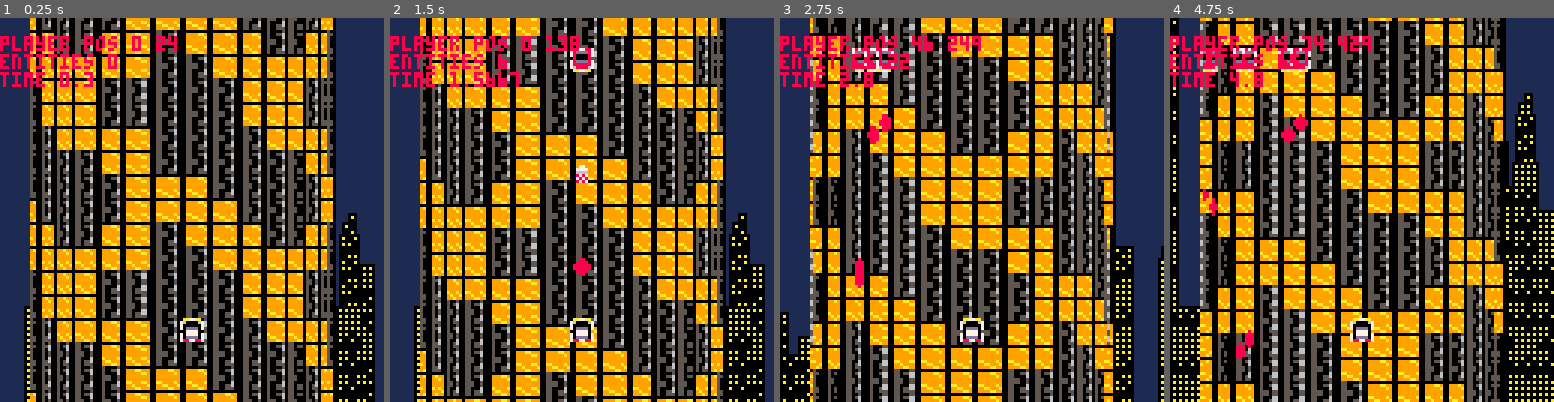
Above: before the commit, frames 1-4 (left to right).
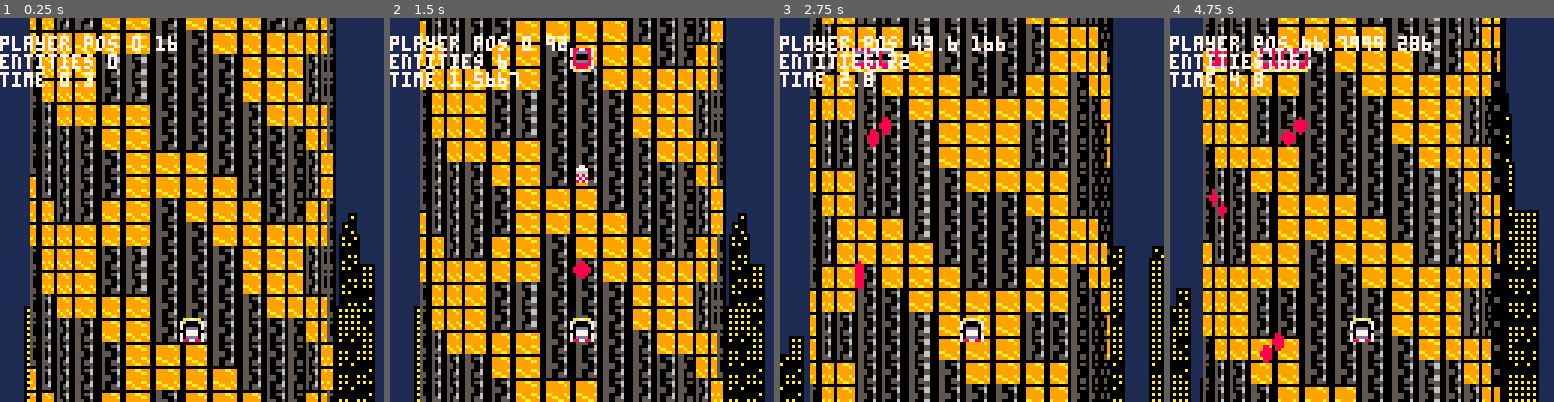
Above: after the commit, the same moments.

Repository: totobono4/microtower
Game: PICO-8 cartridge microtower.p8
Two runs of this game, one before a commit and one after it. Both use one fixed random seed, a clock stepped at 60 frames per second and the inputs below.
Inputs:
- Up to frame 1 (0.25 s): no input
- Up to frame 2 (1.5 s): tap X (X key) at 0.33, 1.07 s; tap O (Z key) at 0.7 s
- Up to frame 3 (2.75 s): hold Right 1.6-2.1 s; tap O (Z key) at 1.7, 2.1, 2.5 s; tap X (X key) at 1.85 s; hold Right from 2.47 s (still down)
- Up to frame 4 (4.75 s): tap O (Z key) every 0.4 s from 2.9 to 4.5 s; tap X (X key) at 2.97, 4.08 s; release Right at 3.03 s; hold Left 3.08-3.58 s; hold Right 4.02-4.68 s

The runs differ from the first frame. In frame 1, 18% of the frame differs, in the area x 0-87%, y 0-100%; in frame 2, 46%; in frame 3, 60%; in frame 4, 70%, in the area x 0-100%, y 0-100%.

Commit message:
speed on shoot

Diff:
--- a/microtower.p8
+++ b/microtower.p8
@@ -29,17 +29,12 @@
 end
 
 function debug()
-	print("",8)
+	print("",7)
 	print("player pos "..tower.p.x.." "..tower.p.y)
 	print("entities "..#tower.e)
 	print("time "..game_time)
-
-	//for e in all(tower.e) do
-	//	if e.id == e_ids.spikes then
-	//		print("spikes x"..e.x.." y"..e.y)
-	//	end
-	//end
-end
+end
+
 -->8
 -- consts
 
@@ -86,6 +81,10 @@
 		pattern=function(self)
 			self.y+=4
 		end,
+		bullets={
+			cd=0,
+			last=0,
+		}
 	},
 	[e_ids.bullet]={
 		s={
@@ -98,6 +97,10 @@
 		pattern=function(self)
 			self.y-=4
 		end,
+		bullets={
+			cd=1,
+			last=0,
+		}
 	},
 	[e_ids.enemy]={
 		s={
@@ -106,15 +109,17 @@
 			w=8,
 			h=8,
 		},
-		bullet_cd=1,
-		bullet_last=0,
 		attached=false,
 		pattern=function(self)
-			if game_time-self.bullet_last>=self.bullet_cd then
-				self.bullet_last=game_time
+			if game_time-self.bullets.last>=self.bullets.cd then
+				self.bullets.last=game_time
 				spawn_bullet(self.x,self.y,1)
 			end
 		end,
+		bullets={
+			cd=1,
+			last=0,
+		}
 	},
 }
 
@@ -172,7 +177,7 @@
 tower={}
 speed={
 	x=2,
-	y=3,
+	y=2,
 }
 game_time=0
 rocket_cooldown=.1
@@ -190,8 +195,10 @@
 			w=e_dat[e.id].s.w,
 			h=e_dat[e.id].s.h,
 		},
-		bullet_last=e_dat[e.id].bullet_last,
-		bullet_cd=e_dat[e.id].bullet_cd,
+		bullets={
+			cd=e_dat[e.id].bullets.cd,
+			last=e_dat[e.id].bullets.last,
+		},
 		attached=e_dat[e.id].attached,
 		pattern=e_dat[e.id].pattern,
 
@@ -366,6 +373,7 @@
 		mv.x+=1
 	end
 	if btn(❎) then
+		mv.x/=2.5
 		spawn_rocket()
 	end
 	if btn(🅾️) then
